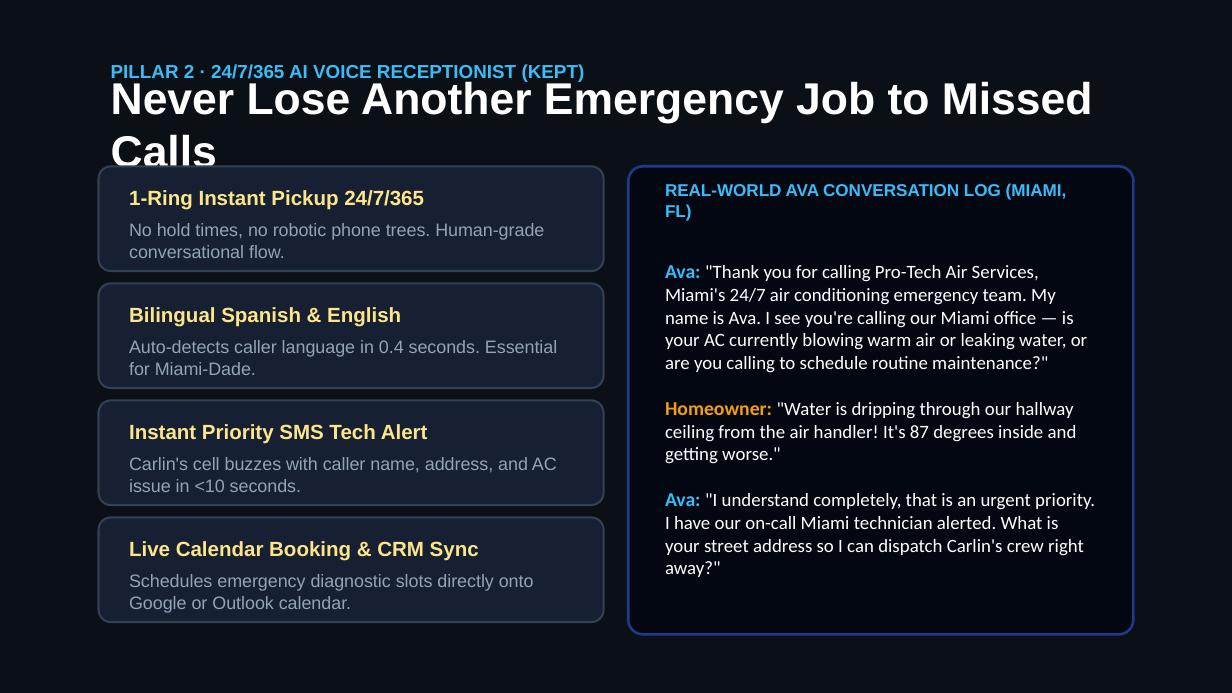
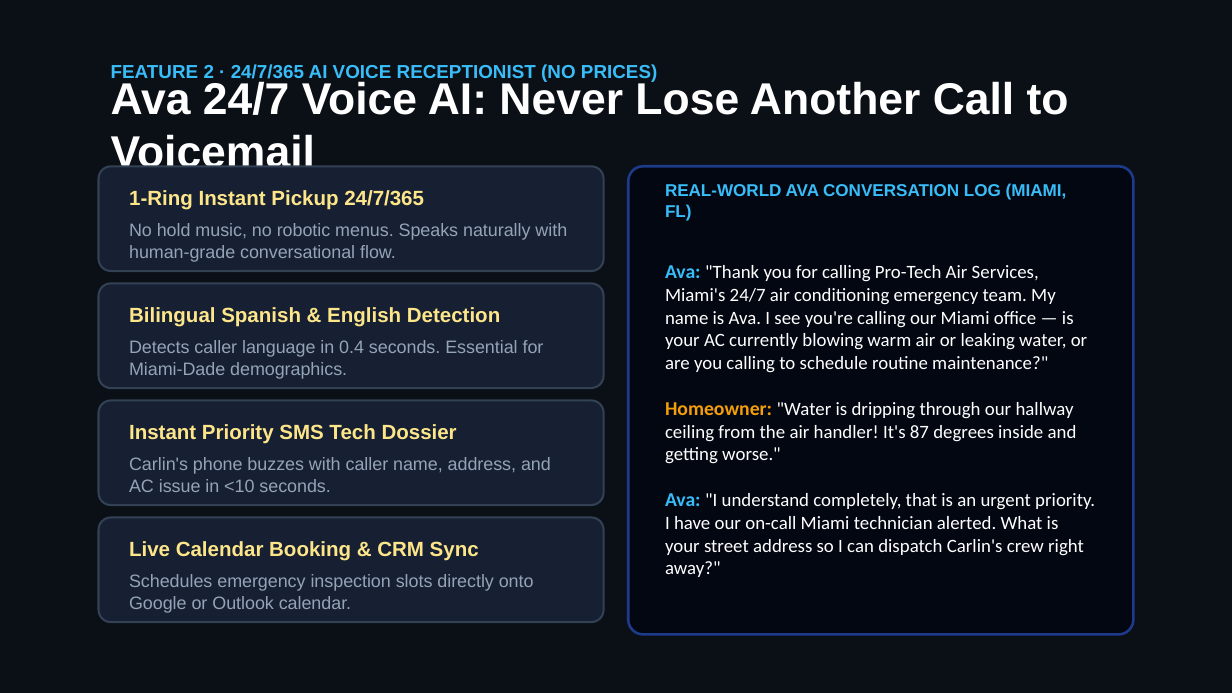
Before and after one commit to hluke2057-hub/Vantorxsolutions, a slide deck: slide 4 of website/demo/PRO-TECH_AIR_SERVICES_PROPOSAL.pptx. Drawn at 1232x693 pixels with LibreOffice and Linux fonts; fonts in the diff are those of the drawing. Boxes give left, top, right and bottom in pixels: in the first picture for what was removed or moved away, otherwise in the second. Text is boxed around its words. In the diff, an @@ line names an element or a change of style, - is before the commit and + after.

Commit message:
feat(presentation): 12-slide overhaul with zero prices on feature slides, rich infographics for Website, Ava, CRM UI mockup, AEO, Review Accelerator, and tailored sales packages

```diff
--- a/website/demo/PRO-TECH_AIR_SERVICES_PROPOSAL.pptx
+++ b/website/demo/PRO-TECH_AIR_SERVICES_PROPOSAL.pptx
@@ text at [111,64,657,82]: text changed @@
-PILLAR 2 · 24/7/365 AI VOICE RECEPTIONIST (KEPT)
+FEATURE 2 · 24/7/365 AI VOICE RECEPTIONIST (NO PRICES)
@@ text at [111,79,1069,166]: text changed @@
-Never Lose Another Emergency Job to Missed Calls
+Ava 24/7 Voice AI: Never Lose Another Call to Voicemail
@@ text at [129,223,567,262]: text changed @@
-No hold times, no robotic phone trees. Human-grade conversational flow.
+No hold music, no robotic menus. Speaks naturally with human-grade conversational flow.
@@ text at [129,307,500,327]: text changed @@
-Bilingual Spanish & English
+Bilingual Spanish & English Detection
@@ text at [129,340,544,379]: text changed @@
-Auto-detects caller language in 0.4 seconds. Essential for Miami-Dade.
+Detects caller language in 0.4 seconds. Essential for Miami-Dade demographics.
@@ text at [129,424,457,444]: text changed @@
-Instant Priority SMS Tech Alert
+Instant Priority SMS Tech Dossier
@@ text at [129,457,551,492]: text changed @@
-Carlin's cell buzzes with caller name, address, and AC issue in <10 seconds.
+Carlin's phone buzzes with caller name, address, and AC issue in <10 seconds.
@@ text at [129,574,534,613]: text changed @@
-Schedules emergency diagnostic slots directly onto Google or Outlook calendar.
+Schedules emergency inspection slots directly onto Google or Outlook calendar.
```
Also in this commit, not shown: 5 other slides changed, 3 slides added, 11 other files.
